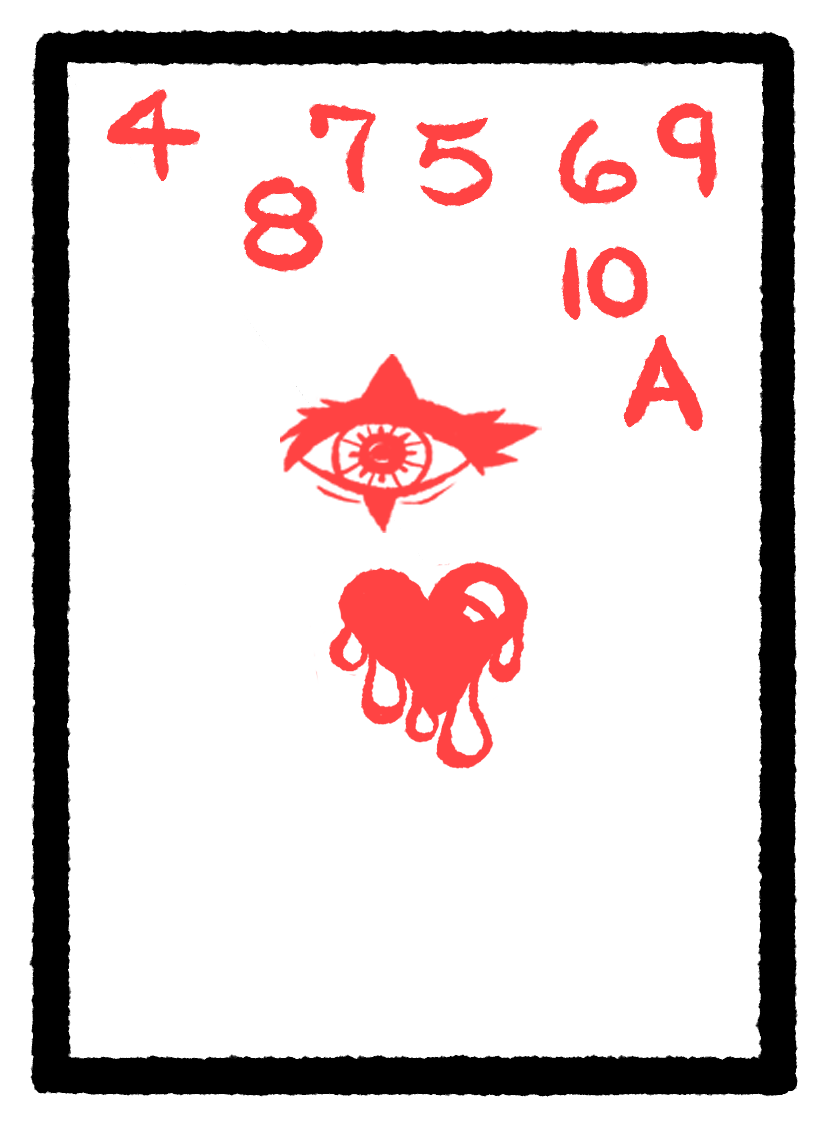
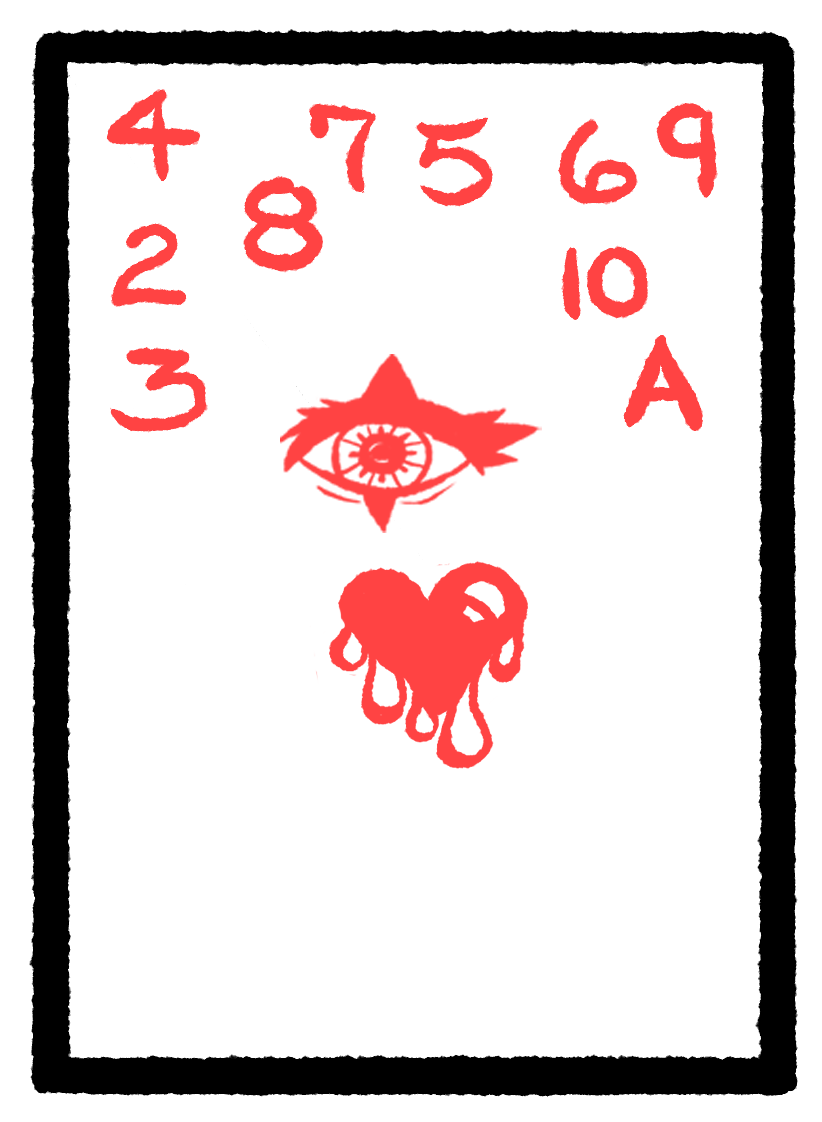
Revision of a layered 822x1122 image; what changed, layer by layer:
added layer "Layer 8" above "Layer 7" over (110, 347, 208, 433)
added layer "Layer 7" above "Layer 6" over (110, 223, 187, 307)
